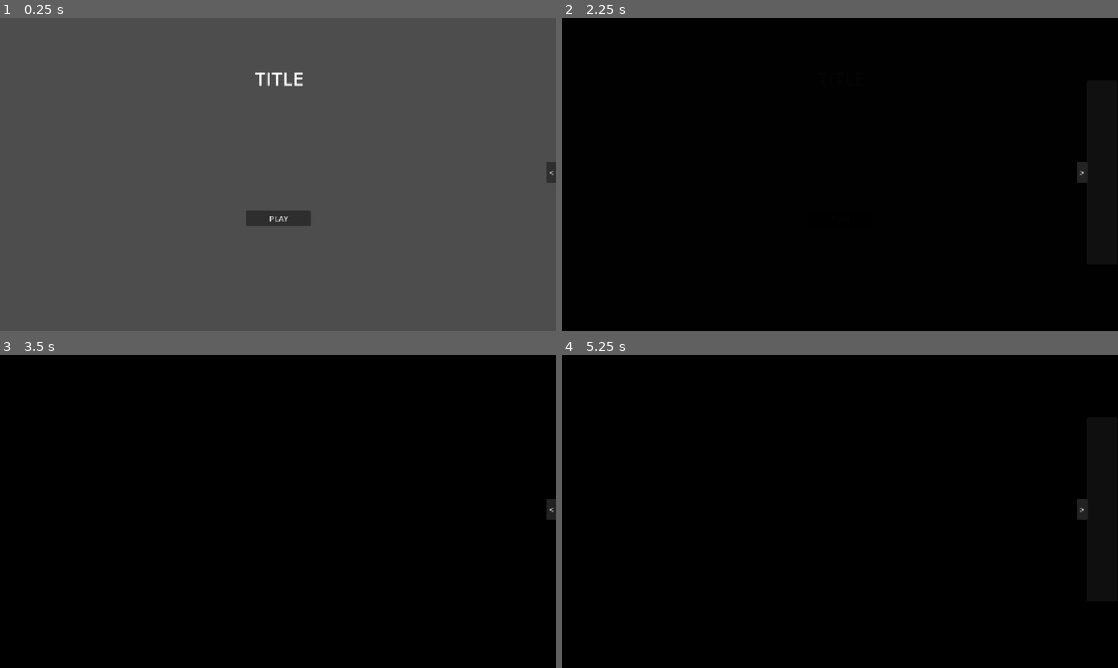
Above: before the commit, frames 1-4 (two rows, left to right).
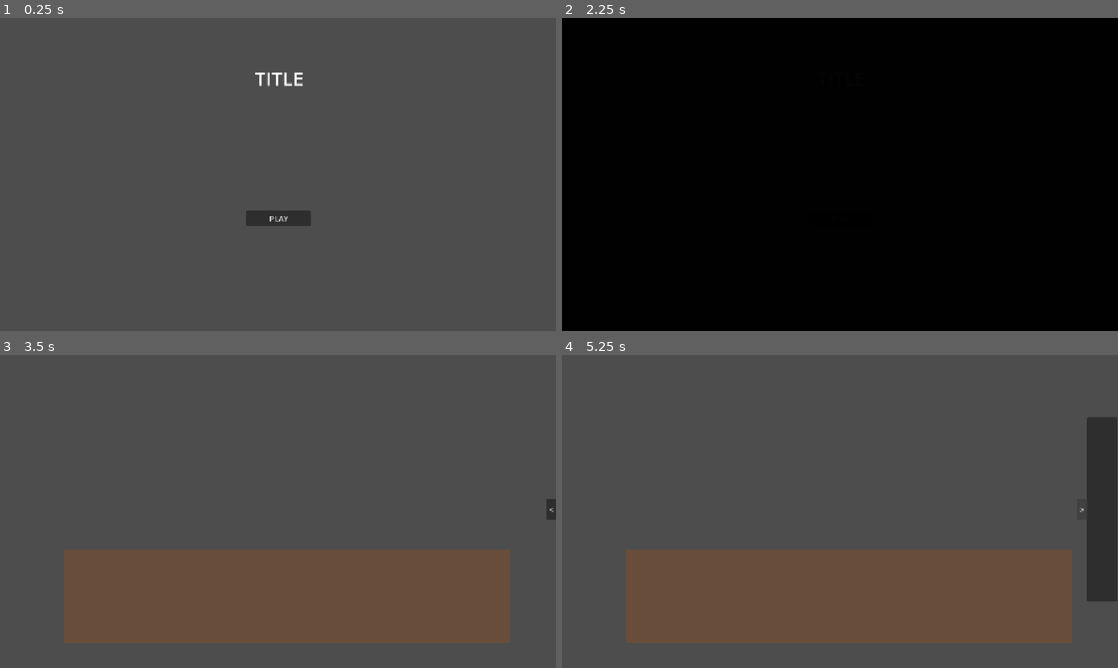
Above: after the commit, the same moments.

Repository: jegeiii/kafcult-co.-s-GIMJAM
Game: Godot game, scene res://scenes/MainMenu.tscn
The game is run twice, just before and just after one commit, with the same random seed, the same clock (stepped at 60 frames per second) and the same inputs. Sound files missing from this copy of the repository are replaced by a short silence.
Inputs (mouse positions are in pixels of both pictures, inside the frame that each line leads up to):
- Up to frame 1 (0.25 s): no input
- Up to frame 2 (2.25 s): click "PLAY" at 0.5 s; click "PLAY" at 1.25 s; click (1112, 171) at 2 s, where only the run before the commit has a clickable "<"
- Up to frame 3 (3.5 s): click (522, 508) at 2.75 s, where only the run before the commit has a clickable ">"
- Up to frame 4 (5.25 s): click "<" at 3.5 s; click ">" at 4.25 s; click "<" at 5 s

The runs differ from the first frame. In frame 1, 0.1% of the frame differs, in the area x 98-100%, y 46-53%; in frame 2, 0.1%; in frame 3, 100%; in frame 4, 100%, in the area x 0-100%, y 0-100%.
Error before the commit: Parse Error: Identifier "SaveSystem" not declared in the current scope. (res://scripts/play_button.gd:6)

Commit message:
fix: fixed inventory UI showing up in title screen

Diff:
--- a/scenes/act_2.gd
+++ /dev/null
@@ -1,11 +0,0 @@
-extends Node2D
-
-
-# Called when the node enters the scene tree for the first time.
-func _ready() -> void:
-	SaveSystem.save("res://scenes/ACT2.tscn")
-
-
-# Called every frame. 'delta' is the elapsed time since the previous frame.
-func _process(delta: float) -> void:
-	pass
--- a/scenes/inventory_ui.tscn
+++ b/scenes/inventory_ui.tscn
@@ -4,11 +4,14 @@
 [ext_resource type="Script" uid="uid://bpwlrkh8pqrp2" path="res://scripts/inventory_manager.gd" id="1_ylkvr"]
 [ext_resource type="PackedScene" uid="uid://c1tdbiw7wt4m3" path="res://scenes/dimmer.tscn" id="3_mdwe3"]
 
-[node name="InventoryUI" type="CanvasLayer" unique_id=1724370343]
-layer = 10
+[node name="InventoryUI" type="Control" unique_id=231228800]
+visible = false
+layout_mode = 3
+anchors_preset = 0
 script = ExtResource("1_ylkvr")
 
 [node name="PanelContainer" type="PanelContainer" parent="." unique_id=862810394]
+layout_mode = 0
 offset_left = 1153.0
 offset_top = 130.0
 offset_right = 1215.0
@@ -26,6 +29,7 @@
 
 [node name="inventory_closed" type="PanelContainer" parent="." unique_id=849046994]
 visible = false
+layout_mode = 0
 offset_left = 1153.0
 offset_top = 130.0
 offset_right = 1215.0
@@ -33,12 +37,14 @@
 
 [node name="inventory_opened" type="PanelContainer" parent="." unique_id=1370788534]
 visible = false
+layout_mode = 0
 offset_left = 1088.0
 offset_top = 129.0
 offset_right = 1150.0
 offset_bottom = 510.0
 
 [node name="Button" type="Button" parent="." unique_id=1276870091]
+layout_mode = 0
 offset_left = 1132.0
 offset_top = 298.0
 offset_right = 1154.0
@@ -47,6 +53,7 @@
 
 [node name="button_closed" type="Button" parent="." unique_id=633699166]
 visible = false
+layout_mode = 0
 offset_left = 1132.0
 offset_top = 298.0
 offset_right = 1154.0
@@ -55,6 +62,7 @@
 
 [node name="button_opened" type="Button" parent="." unique_id=51878666]
 visible = false
+layout_mode = 0
 offset_left = 1067.0
 offset_top = 298.0
 offset_right = 1089.0
@@ -62,6 +70,7 @@
 text = "<"
 
 [node name="fade_black" parent="." unique_id=1813767706 instance=ExtResource("1_tahbm")]
+layout_mode = 0
 offset_left = 0.0
 offset_top = 0.0
 offset_right = 1244.0
@@ -69,6 +78,7 @@
 
 [node name="item_closeup" type="TextureButton" parent="." unique_id=1663312931]
 visible = false
+layout_mode = 1
 anchors_preset = 8
 anchor_left = 0.5
 anchor_top = 0.5
@@ -114,6 +124,7 @@
 
 [node name="notification" type="PanelContainer" parent="." unique_id=930474287]
 self_modulate = Color(1, 1, 1, 0)
+layout_mode = 0
 offset_left = 454.0
 offset_right = 734.0
 offset_bottom = 40.0
--- a/scripts/act_1.gd
+++ b/scripts/act_1.gd
@@ -4,7 +4,7 @@
 # Called when the node enters the scene tree for the first time.
 func _ready() -> void:
 	#$act1_audio.play()
-	SaveSystem.save("res://scenes/ACT1.tscn")
+	pass
 
 # Called every frame. 'delta' is the elapsed time since the previous frame.
 func _process(delta: float) -> void:
--- a/scripts/inventory_manager.gd
+++ b/scripts/inventory_manager.gd
@@ -4,6 +4,9 @@
 var inventory: Dictionary
 var using_item: String
 signal fade_black_pressed
+
+func toggle_inventory(state: bool):
+	self.visible = state
 
 func expand_inventory():
 	if $Button.text == "<":
--- a/scripts/play_button.gd
+++ b/scripts/play_button.gd
@@ -1,12 +1,13 @@
 extends Button
 
-var next_scene
+var next_scene = preload("res://scenes/ACT1.tscn")
 
 func _ready():
-	next_scene = load(SaveSystem.save_data["current_act"])
+	pass
 
 func _on_pressed():
 	$Timer.start()
 
 func _on_timer_timeout() -> void:
 	get_tree().change_scene_to_packed(next_scene)
+	InventoryUi.toggle_inventory(true)
Not shown, removed: scenes/act_2.gd.uid
